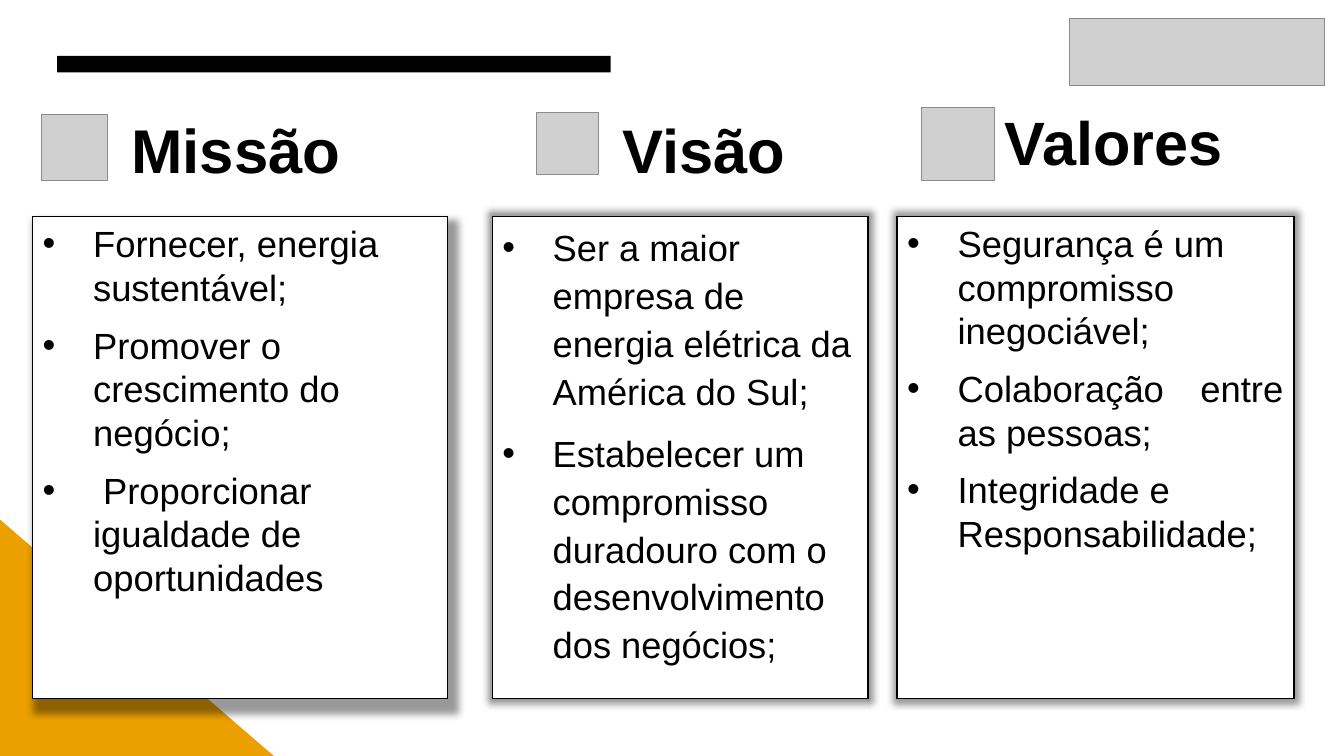
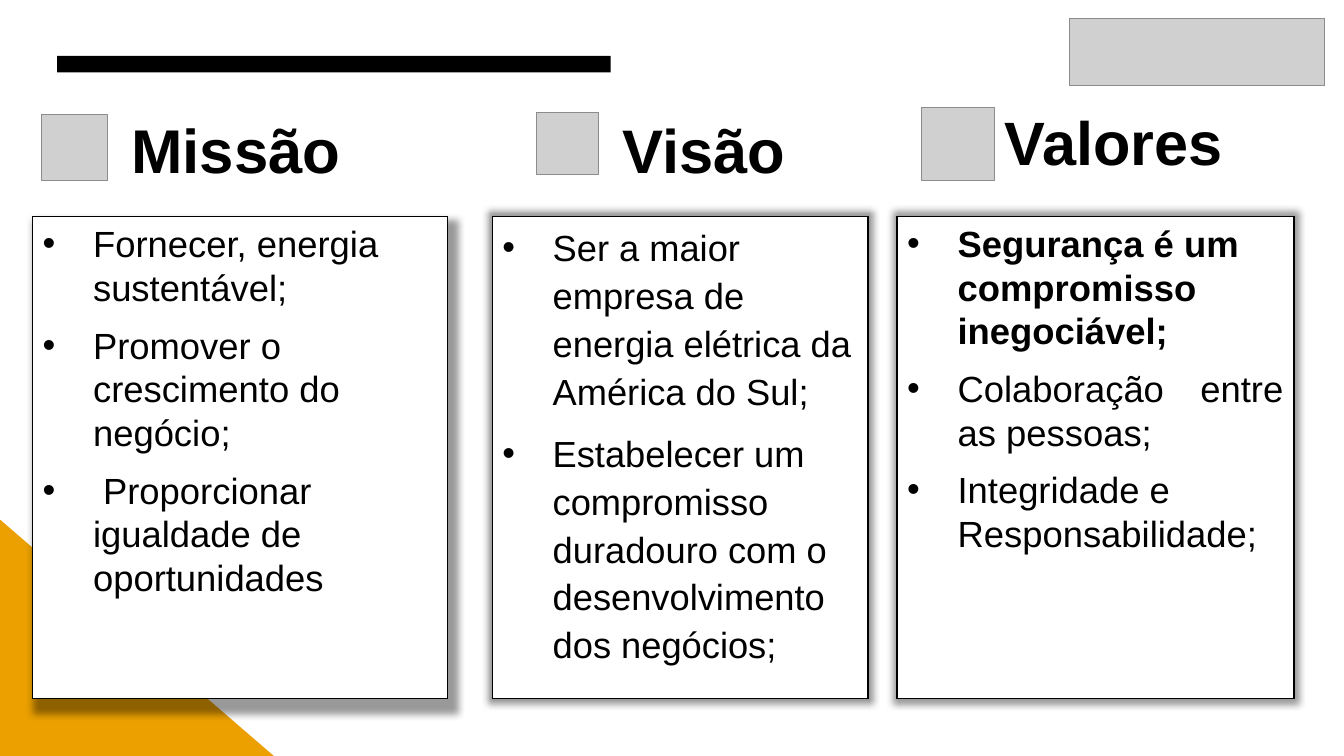
Before and after one commit to Gabriel-Esquilo-Medeiros/Projeto_Integrador_CPFL, a slide deck: slide 5 of Template Final - Apresentacao - Conhecendo o Negócio.pptx (slide 6 before the commit). Drawn at 1344x756 pixels with LibreOffice and Linux fonts; fonts in the diff are those of the drawing; grey boxes stand for pictures. Boxes give left, top, right and bottom in pixels: in the first picture for what was removed or moved away, otherwise in the second. Text is boxed around its words. In the diff, an @@ line names an element or a change of style, - is before the commit and + after.

```diff
--- a/Template Final - Apresentacao - Conhecendo o Negócio.pptx
+++ b/Template Final - Apresentacao - Conhecendo o Negócio.pptx
@@ text in rectangle at [958, 230, 1239, 352]: bold on in "Segurança é um compromisso inegociável;" @@
```
Also in this commit, not shown: 6 other slides changed, 4 slides added, 7 slides removed.
